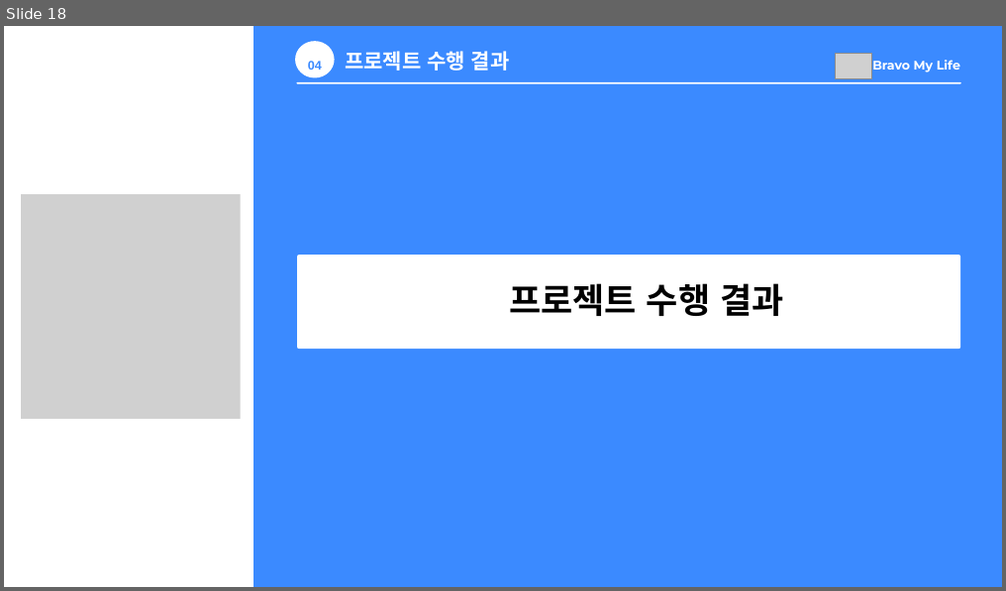
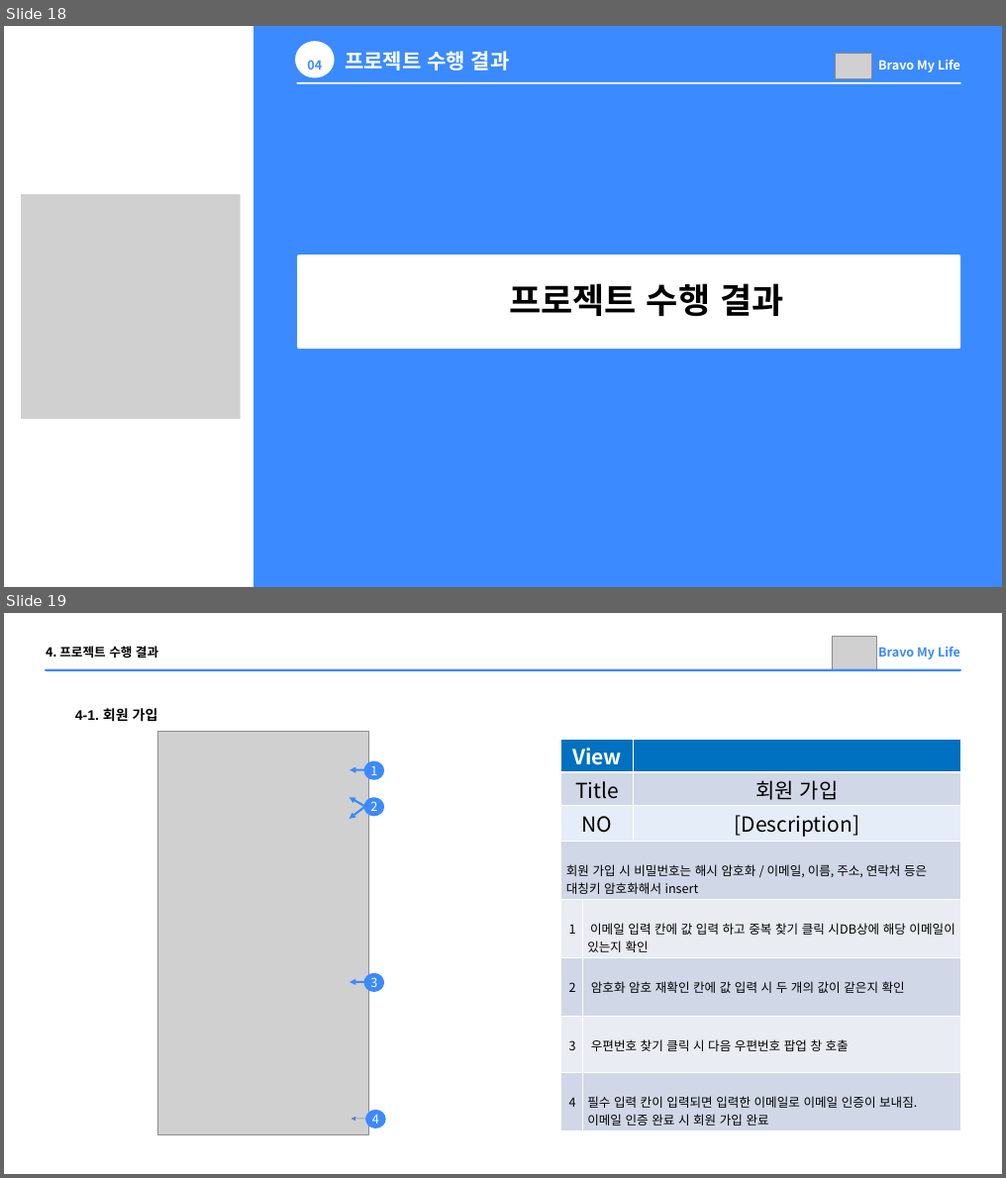
Before and after one commit to Parkjisoo00/ecommerce.saturn, a slide deck: resource/10.prepare/Saturn 미완성.pptx. Shown one above the other, each under a label of ours: slide 18 before the commit, slides 18 and 19 after it. The pictures are 1006x591 and 1006x1178 pixels, drawn with LibreOffice and Linux fonts; fonts in the diff are those of the drawing; grey boxes stand for pictures. Boxes give left, top, right and bottom in pixels: in the first picture for what was removed or moved away, otherwise in the second. Text is boxed around its words. In the diff, an @@ line names an element or a change of style, - is before the commit and + after.

Commit message:
[아이디 찾기 버튼 수정, ppt수정, WBS 수정]

```diff
--- a/resource/10.prepare/Saturn 미완성.pptx
+++ b/resource/10.prepare/Saturn 미완성.pptx
@@ slide 19 added at (4,613,1002,1174), background #FFFFFF @@
@@ picture added at (832,636,875,669) @@
@@ line added from (46, 670) to (960, 670), #3B8AFF 3 pt @@
@@ text added at (46,646,158,658), 18 pt, text #000000, bold @@
+4. 프로젝트 수행 결과
@@ text added at (878,647,960,660), 18 pt, text #3B8AFF, bold @@
+Bravo My Life
@@ text added at (75,708,158,722), 20 pt, text #000000, bold @@
+4-1. 회원 가입
@@ picture added at (157,732,368,1135) @@
@@ table added at (561,739,961,1131), 8 rows, 3 columns @@
+View |  | 
+Title |  | 회원 가입
+NO |  | [Description]
+회원 가입 시 비밀번호는 해시 암호화 / 이메일, 이름, 주소, 연락처 등은 대칭키 암호화해서 insert |  | 
+1 | 이메일 입력 칸에 값 입력 하고 중복 찾기 클릭 시DB상에 해당 이메일이 있는지 확인 | 
+2 | 암호화 암호 재확인 칸에 값 입력 시 두 개의 값이 같은지 확인 | 
+3 | 우편번호 찾기 클릭 시 다음 우편번호 팝업 창 호출 | 
+4 | 필수 입력 칸이 입력되면 입력한 이메일로 이메일 인증이 보내짐. / 이메일 인증 완료 시 회원 가입 완료 | 
@@ arrow added from (364, 770) to (350, 770), #3B8AFF 3 pt @@
@@ freeform shape added at (363,761,384,780), fill #3B8AFF @@
@@ text added at (370,766,377,775), 18 pt, text #FFFFFF @@
+1
@@ arrow added from (364, 806) to (350, 797), #3B8AFF 3 pt @@
@@ arrow added from (364, 807) to (350, 819), #3B8AFF 3 pt @@
@@ freeform shape added at (363,797,384,817), fill #3B8AFF @@
@@ text added at (370,801,377,811), 18 pt, text #FFFFFF @@
+2
@@ arrow added from (364, 982) to (350, 982), #3B8AFF 3 pt @@
@@ freeform shape added at (363,973,384,992), fill #3B8AFF @@
@@ text added at (370,977,377,987), 18 pt, text #FFFFFF @@
+3
@@ freeform shape added at (365,1110,386,1129), fill #3B8AFF @@
@@ text added at (372,1114,379,1124), 18 pt, text #FFFFFF @@
+4
@@ arrow added from (366, 1119) to (351, 1119), #4F81BD 0.75 pt @@
@@ slide 18 changed as well @@
@@ text "Bravo My Life" at (878,60,960,73): font Montserrat to Noto Sans CJK KR @@
```
Also in this commit, not shown: 23 other slides changed, 6 other slides added, 3 other files.
